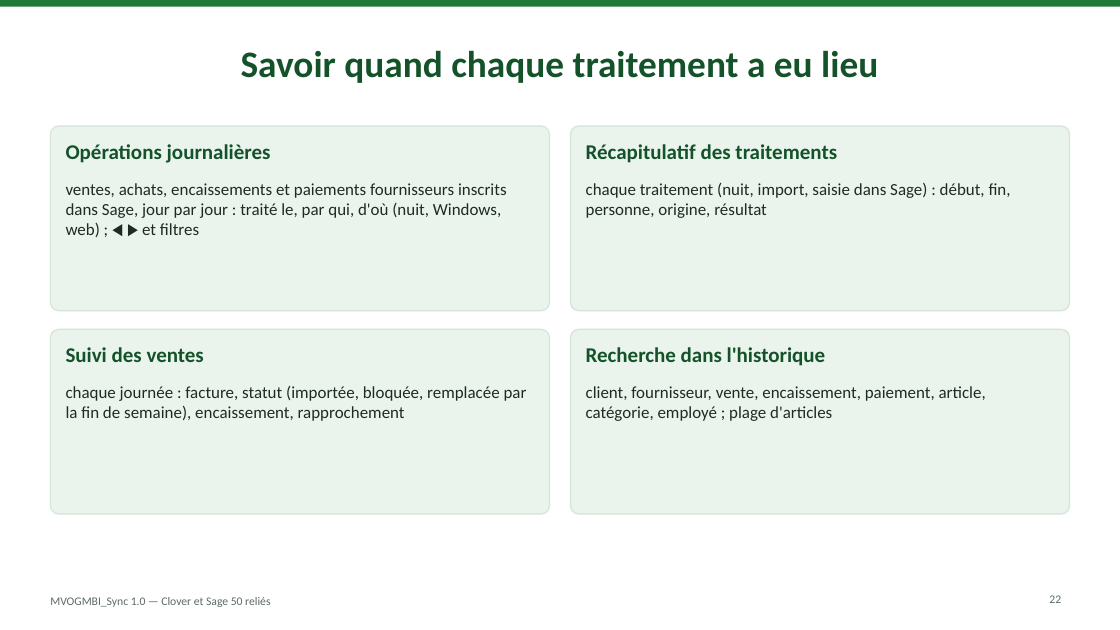
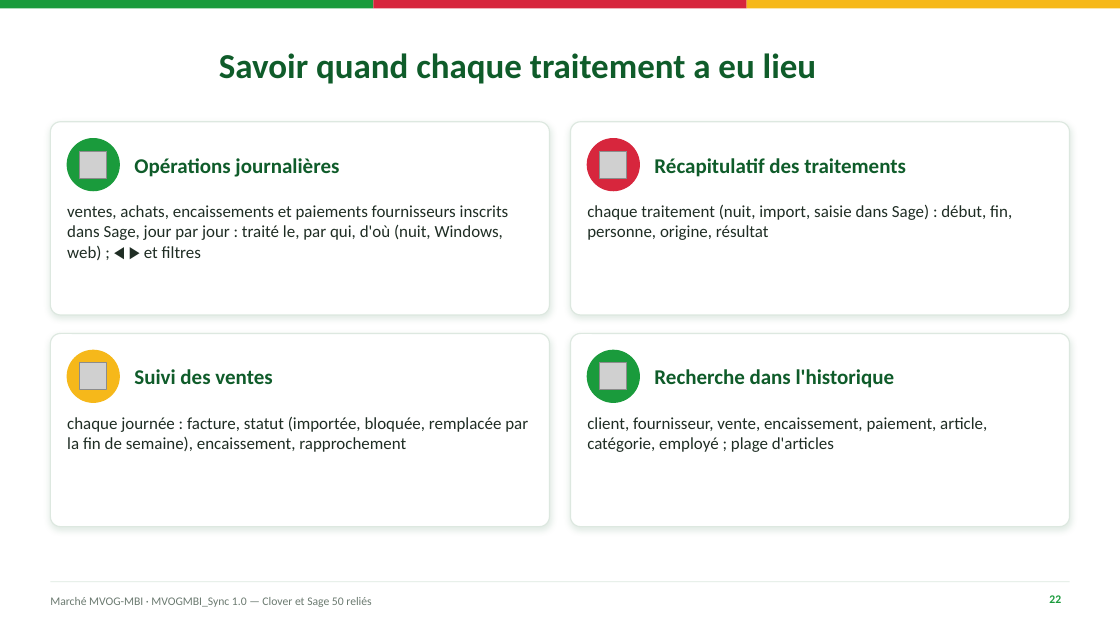
Before and after one commit to mteingueng-dot/MVOGMBI_Sync_2026.1, a slide deck: slide 22 of documentation/Presentation_MVOGMBI_Sync.pptx. Drawn at 1120x630 pixels with LibreOffice and Linux fonts; fonts in the diff are those of the drawing; grey boxes stand for pictures; background and template pictures are left out. Boxes give left, top, right and bottom in pixels: in the first picture for what was removed or moved away, otherwise in the second. Text is boxed around its words. In the diff, an @@ line names an element or a change of style, - is before the commit and + after.

```diff
--- a/documentation/Presentation_MVOGMBI_Sync.pptx
+++ b/documentation/Presentation_MVOGMBI_Sync.pptx
@@ rectangle added at box(0, 0, 373, 8), fill #1A9B3C @@
@@ title "Savoir quand chaque traitement a ..." at box(219, 53, 816, 84): size 32 to 30 pt, text colour #14532A to #0F5C2A @@
@@ rectangle: place and size @@
-rectangle at box(0, 0, 1120, 7)
+rectangle at box(373, 0, 746, 8)
@@ rectangle at box(373, 0, 746, 8): fill #1F7A3A to #D7263D @@
@@ rectangle added at box(747, 0, 1120, 8), fill #F6B81A @@
@@ rounded rectangle: place and size @@
-rounded rectangle at box(50, 126, 549, 311)
+rounded rectangle at box(50, 122, 549, 315)
@@ ellipse added at box(67, 139, 119, 191), fill #1A9B3C, outline #1A9B3C 1 pt @@
@@ text "Opérations journalières": place and size @@
-text "Opérations journalières" at box(66, 144, 271, 163)
+text "Opérations journalières" at box(134, 158, 339, 177)
@@ rounded rectangle: place and size @@
-rounded rectangle at box(571, 126, 1070, 311)
+rounded rectangle at box(571, 122, 1070, 315)
@@ ellipse added at box(587, 139, 639, 191), fill #D7263D, outline #D7263D 1 pt @@
@@ text "Récapitulatif des traitements": place and size @@
-text "Récapitulatif des traitements" at box(586, 144, 837, 163)
+text "Récapitulatif des traitements" at box(654, 158, 906, 177)
@@ picture added at box(80, 151, 107, 178) @@
@@ picture added at box(600, 151, 627, 178) @@
@@ text "ventes, achats, encaissements et paiements ...": place and size @@
-text "ventes, achats, encaissements et paiements ..." at box(66, 183, 507, 237)
+text "ventes, achats, encaissements et paiements ..." at box(67, 205, 509, 260)
@@ text "chaque traitement (nuit, import, saisie ...": place and size @@
-text "chaque traitement (nuit, import, saisie ..." at box(586, 183, 1011, 218)
+text "chaque traitement (nuit, import, saisie ..." at box(587, 205, 1012, 240)
@@ rounded rectangle: place and size @@
-rounded rectangle at box(50, 329, 549, 514)
+rounded rectangle at box(50, 334, 549, 527)
@@ ellipse added at box(67, 350, 119, 402), fill #F6B81A, outline #F6B81A 1 pt @@
@@ text "Suivi des ventes": place and size @@
-text "Suivi des ventes" at box(66, 347, 204, 362)
+text "Suivi des ventes" at box(134, 369, 272, 384)
@@ fill #EAF4ED to #FFFFFF; outline #D5E3D9 1 pt to #DDE8E0 1 pt; shadow on; proportions changed in 4 elements at box(50, 122, 549, 315), box(571, 122, 1070, 315), box(50, 334, 549, 527), box(571, 334, 1070, 527) @@
@@ rounded rectangle: place and size @@
-rounded rectangle at box(571, 329, 1070, 514)
+rounded rectangle at box(571, 334, 1070, 527)
@@ ellipse added at box(587, 350, 639, 402), fill #1A9B3C, outline #1A9B3C 1 pt @@
@@ text colour #14532A to #0F5C2A; vertical alignment top to middle in 4 elements at box(134, 158, 339, 177), box(654, 158, 906, 177), box(134, 369, 272, 384), box(654, 369, 895, 388) @@
@@ text "Recherche dans l'historique": place and size @@
-text "Recherche dans l'historique" at box(586, 347, 826, 366)
+text "Recherche dans l'historique" at box(654, 369, 895, 388)
@@ picture added at box(80, 363, 107, 390) @@
@@ picture added at box(600, 363, 627, 390) @@
@@ text "chaque journée : facture, statut ...": place and size @@
-text "chaque journée : facture, statut ..." at box(66, 386, 527, 421)
+text "chaque journée : facture, statut ..." at box(67, 417, 528, 452)
@@ text colour #1D2B22 to #1F2D24 in 4 elements at box(67, 205, 509, 260), box(587, 205, 1012, 240), box(67, 417, 528, 452), box(587, 417, 987, 452) @@
@@ text "client, fournisseur, vente, encaissement, paiement, ...": place and size @@
-text "client, fournisseur, vente, encaissement, paiement, ..." at box(586, 386, 986, 421)
+text "client, fournisseur, vente, encaissement, paiement, ..." at box(587, 417, 987, 452)
@@ text at box(50, 597, 371, 607): text changed; text colour #5B6B61 to #6B7A70 @@
-MVOGMBI_Sync 1.0 — Clover et Sage 50 reliés
+Marché MVOG-MBI · MVOGMBI_Sync 1.0 — Clover et Sage 50 reliés
@@ rectangle added at box(50, 581, 1070, 582), fill #DDE8E0 @@
@@ page number at box(1049, 595, 1061, 603): text colour #5B6B61 to #1A9B3C, bold on @@
```
Also in this commit, not shown: 29 other slides changed, 40 other files.
